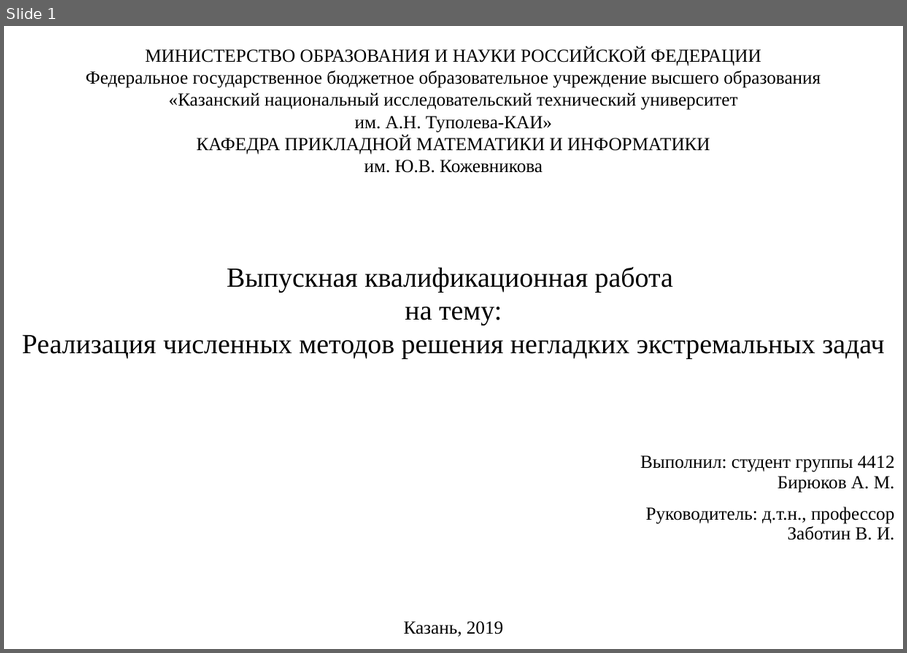
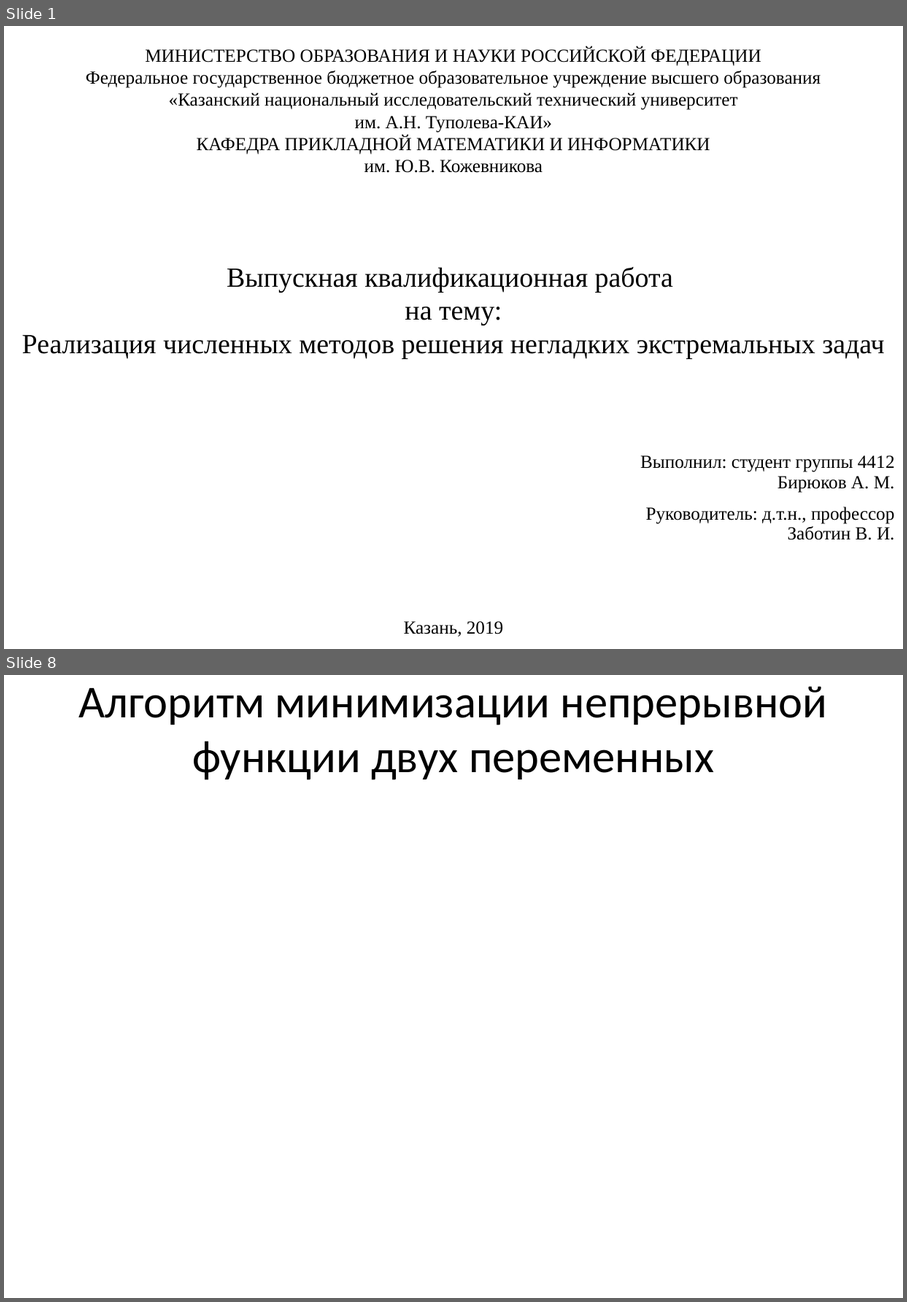
Before and after one commit to EgoPingvina/LipshMinimization, a slide deck: Documentation/Презентация Бирюков 4412.pptx. Shown one above the other, each under a label of ours: slide 1 before the commit, slides 1 and 8 after it; the slides between them are not shown. The pictures are 907x653 and 907x1302 pixels, drawn with LibreOffice and Linux fonts; fonts in the diff are those of the drawing. Boxes give left, top, right and bottom in pixels: in the first picture for what was removed or moved away, otherwise in the second. Text is boxed around its words. In the diff, an @@ line names an element or a change of style, - is before the commit and + after.

```diff
--- a/Documentation/Презентация Бирюков 4412.pptx
+++ b/Documentation/Презентация Бирюков 4412.pptx
@@ slide 8 added at [4, 675, 903, 1298], background #FFFFFF @@
@@ title added at [79, 686, 828, 780], 39.6 pt, text #000000 @@
+Алгоритм минимизации непрерывной функции двух переменных
```
Also in this commit, not shown: 15 other slides added, 1 slide removed.
